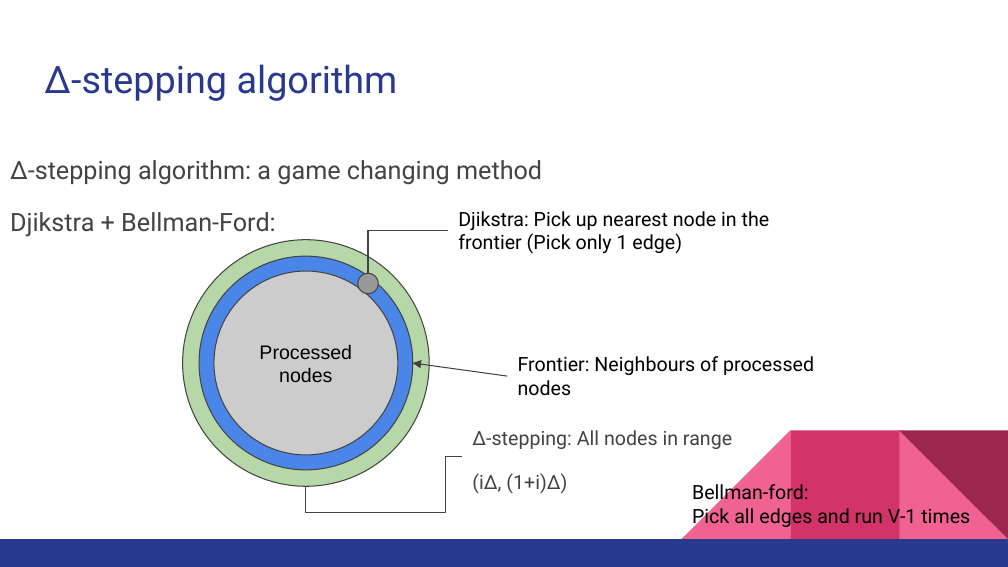
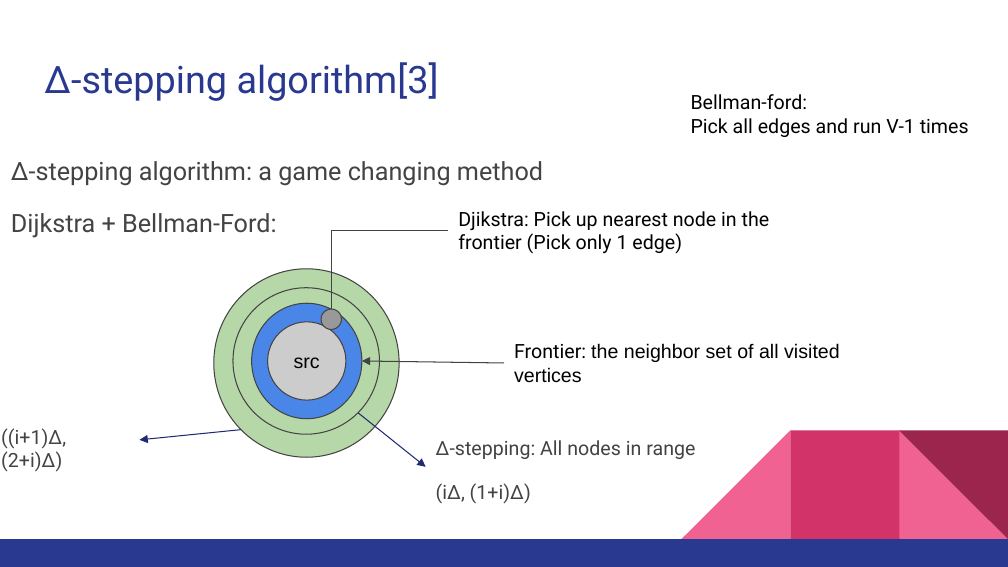
Before and after one commit to xtstc131/COMP5704-Mainpage, a slide deck: slide 4 of Slide_Presentation.pptx. Drawn at 1008x567 pixels with LibreOffice and Linux fonts; fonts in the diff are those of the drawing. Boxes give left, top, right and bottom in pixels: in the first picture for what was removed or moved away, otherwise in the second. Text is boxed around its words. In the diff, an @@ line names an element or a change of style, - is before the commit and + after.

```diff
--- a/Slide_Presentation.pptx
+++ b/Slide_Presentation.pptx
@@ title at <box>44,62,439,101</box>: text changed @@
-Δ-stepping algorithm
+Δ-stepping algorithm[3]
@@ text "Bellman-ford:" rewrapped from <box>692,481,970,529</box> to <box>691,94,969,137</box> @@
@@ text at <box>11,213,277,238</box>: text changed @@
-Djikstra + Bellman-Ford:
+Dijkstra + Bellman-Ford:
@@ elbow line moved from (368, 273) - (449, 231) to (332, 309) - (449, 231) @@
@@ ellipse added at <box>214,269,399,458</box>, fill #B6D7A8, outline #434343 0.75 pt @@
@@ ellipse: place and size @@
-ellipse at <box>182,240,429,487</box>
+ellipse at <box>233,287,379,433</box>
@@ ellipse: place and size @@
-ellipse at <box>199,256,412,470</box>
+ellipse at <box>252,303,362,419</box>
@@ ellipse "src": place and size @@
-ellipse "src" at <box>214,271,397,455</box>
+ellipse "src" at <box>267,322,346,400</box>
@@ ellipse: place and size @@
-ellipse at <box>358,273,378,293</box>
+ellipse at <box>321,309,341,330</box>
@@ text in ellipse at <box>294,357,320,368</box>: text changed @@
-Processed nodes
+src
@@ text at <box>514,343,840,383</box>: text changed; font Roboto to Arial @@
-Frontier: Neighbours of processed nodes
+Frontier: the neighbor set of all visited vertices
@@ arrow moved from (507, 376) - (413, 363) to (504, 363) - (362, 361) @@
@@ arrow added from (358, 413) to (425, 467), #1E2B73 0.75 pt @@
@@ text added at <box>1,428,66,471</box>, 14 pt, text #434343 @@
+((i+1)Δ, (2+i)Δ)
@@ arrow added from (241, 429) to (139, 439), #1E2B73 0.75 pt @@
@@ text "Δ-stepping: All nodes in range": place and size @@
-text "Δ-stepping: All nodes in range" at <box>472,430,732,493</box>
+text "Δ-stepping: All nodes in range" at <box>436,440,695,503</box>
@@ elbow line removed from (306, 486) to (463, 457) @@
```
Also in this commit, not shown: 8 other slides changed, 3 slides added, 2 slides removed.
